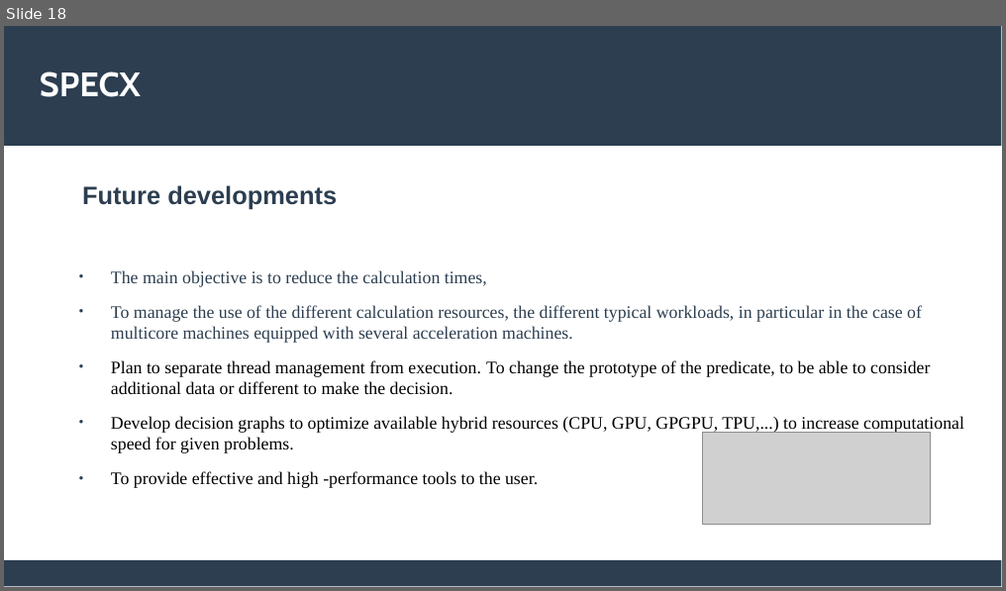
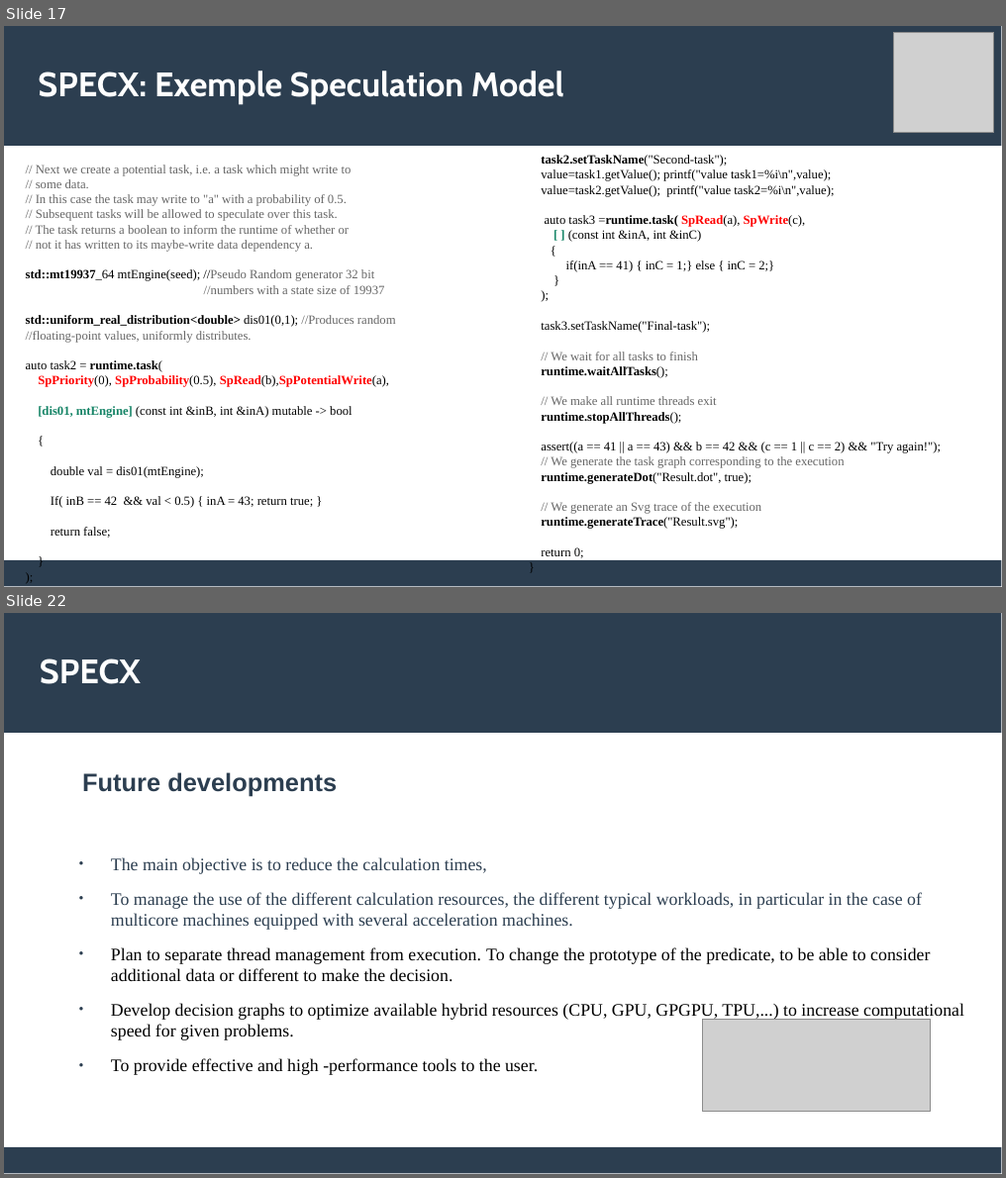
Before and after one commit to lemoinep/ParallelProgramming, a slide deck: MySlides/Session6_ParallelProgramming_Specx.pptx. Shown one above the other, each under a label of ours: slide 18 before the commit, slides 17 and 22 after it; the slides between them are not shown. The pictures are 1006x591 and 1006x1178 pixels, drawn with LibreOffice and Linux fonts; fonts in the diff are those of the drawing; grey boxes stand for pictures. Boxes give left, top, right and bottom in pixels: in the first picture for what was removed or moved away, otherwise in the second. Text is boxed around its words. In the diff, an @@ line names an element or a change of style, - is before the commit and + after.

Commit message:
Update31-SPECX

```diff
--- a/MySlides/Session6_ParallelProgramming_Specx.pptx
+++ b/MySlides/Session6_ParallelProgramming_Specx.pptx
@@ slide 17 added at (4,26,1002,587), background #FFFFFF; not listed: 2 template elements that a slide beside it also shows @@
@@ picture added at (894,32,995,133) @@
@@ text added at (38,71,564,105), 27 pt, text #FFFFFF, bold @@
+SPECX: Exemple Speculation Model
@@ text added at (26,165,396,538), 10 pt, text #666666 @@
+// Next we create a potential task, i.e. a task which might write to
+// some data.
+// In this case the task may write to "a" with a probability of 0.5.
+// Subsequent tasks will be allowed to speculate over this task.
+// The task returns a boolean to inform the runtime of whether or
+// not it has written to its maybe-write data dependency a.
+std::mt19937_64 mtEngine(seed); //Pseudo Random generator 32 bit
+//numbers with a state size of 19937
+std::uniform_real_distribution<double> dis01(0,1); //Produces random
+//floating-point values, uniformly distributes.
+auto task2 = runtime.task(
+SpPriority(0), SpProbability(0.5), SpRead(b),SpPotentialWrite(a),
+[dis01, mtEngine] (const int &inB, int &inA) mutable -> bool
+{
+double val = dis01(mtEngine);
+If( inB == 42 && val < 0.5) { inA = 43; return true; }
+return false;
+}
+);
@@ text added at (541,155,941,529), 10 pt, text #000000 @@
+task2.setTaskName("Second-task");
+value=task1.getValue(); printf("value task1=%i\n",value);
+value=task2.getValue(); printf("value task2=%i\n",value);
+auto task3 =runtime.task( SpRead(a), SpWrite(c),
+[ ] (const int &inA, int &inC)
+{
+if(inA == 41) { inC = 1;} else { inC = 2;}
+}
+);
+task3.setTaskName("Final-task");
+// We wait for all tasks to finish
+runtime.waitAllTasks();
+// We make all runtime threads exit
+runtime.stopAllThreads();
+assert((a == 41 || a == 43) && b == 42 && (c == 1 || c == 2) && "Try again!");
+// We generate the task graph corresponding to the execution
+runtime.generateDot("Result.dot", true);
+// We generate an Svg trace of the execution
+runtime.generateTrace("Result.svg");
+return 0;
+}
@@ what was slide 18 is now slide 22 @@
```
Also in this commit, not shown: 6 other slides added, 3 slides removed, 1 other file.
